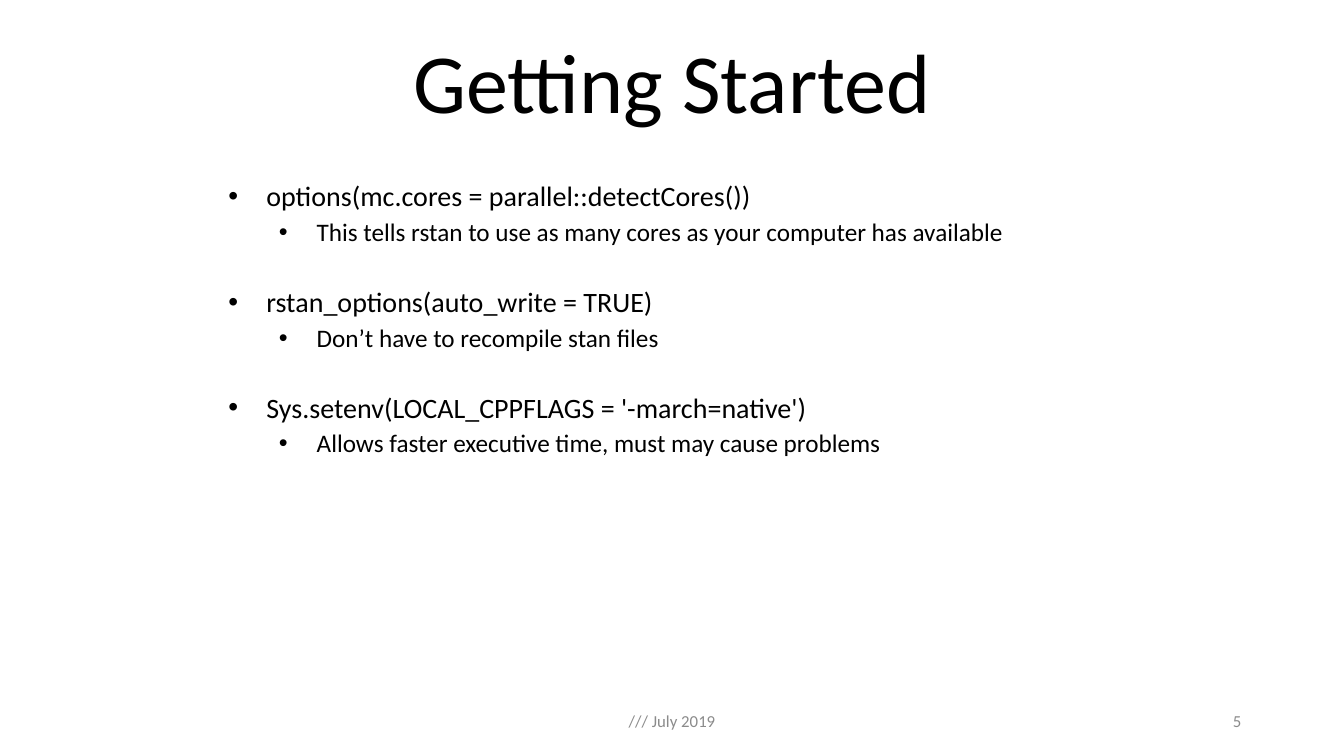
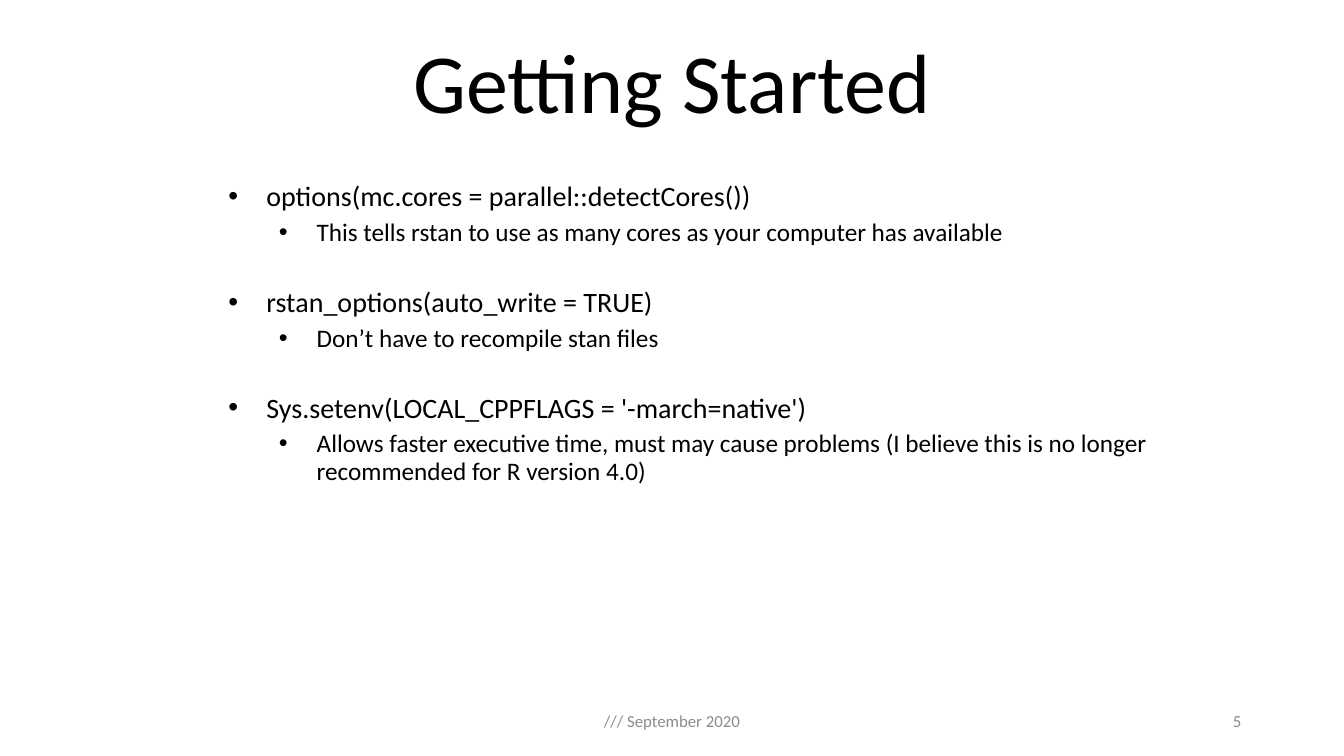
Before and after one commit to ilaga/RStan-Workshop, a slide deck: slide 5 of rstan_pp.pptx. Drawn at 1344x756 pixels with LibreOffice and Linux fonts; fonts in the diff are those of the drawing. Boxes give left, top, right and bottom in pixels: in the first picture for what was removed or moved away, otherwise in the second. Text is boxed around its words. In the diff, an @@ line names an element or a change of style, - is before the commit and + after.

```diff
--- a/rstan_pp.pptx
+++ b/rstan_pp.pptx
@@ subtitle at (317, 434, 1146, 484): text changed @@
-    • Allows faster executive time, must may cause problems
+    • Allows faster executive time, must may cause problems (I believe this is no longer recommended for R version 4.0)
@@ text at (627, 715, 740, 730): text changed @@
-/// July 2019
+/// September 2020
```
Also in this commit, not shown: 10 other slides changed, 6 slides added, 1 other file.
